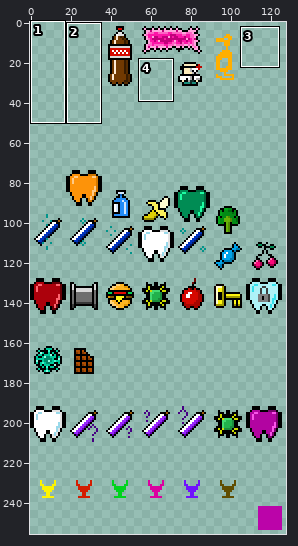
A sprite sheet gets an edit: images/shared-0-sheet3.png. The picture above shows the old version from afar; the outline marks the close-up.
Close-up. Before the edit:
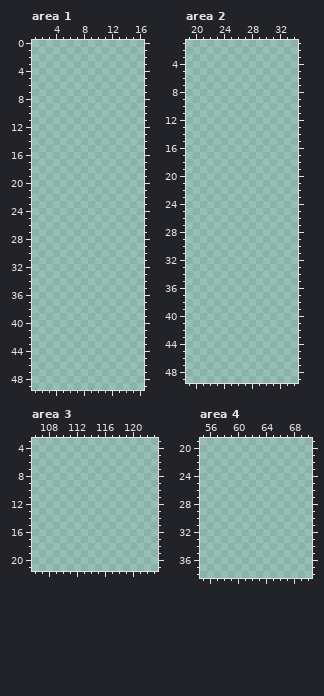
The file is 128x256 pixels. Colours within 5 levels of each other are drawn and written as one. Shown: area 1: x 1..16, y 0..49; area 2: x 19..34, y 1..49; area 3: x 106..123, y 3..21; area 4: x 55..70, y 19..38. The old version is drawn lined up with the new one. The commit also changed other parts of the picture, which this record leaves out.
Palette (. is transparent): 
After:
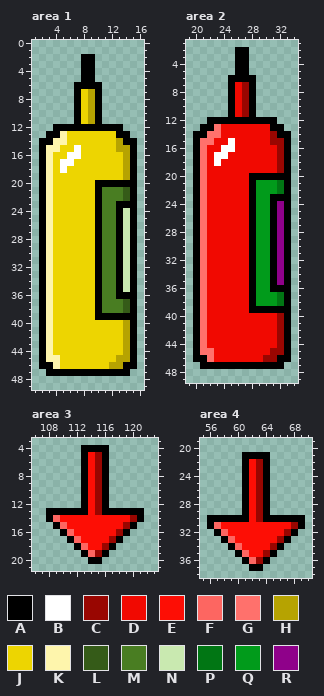
Colours new in this view: A #000000  B #ffffff  C #990601  D #f10901  E #fd0e05  F #fd6661  G #ff716c  H #b6a301  J #edd501  K #fef5ac  L #355b18  M #497d22  N #c9e9b0  P #017614  Q #019b1b  R #8f018a
Change:
drawings rearranged on the sheet (the old picture shows each at its new place; 5 dropped ones are not shown)
Area 1:
y 2..5: x 8..9 .. -> AA
y 6: x 7..10 .... -> AAAA
y 7..11: x 7..10 .... -> AJHA
y 12: x 4..13 .......... -> AAAAAAAAAA
y 13: x 3..14 ............ -> AAKJJJJJJJAA
y 14: x 2..15 .............. -> AAKKJJJJJJJHAA
y 15: x 2..15 .............. -> AKKJJBJJJJJHHA
y 16: x 2..15 .............. -> AKJJBBJJJJJJHA
y 17: x 2..15 .............. -> AKJBBJJJJJJJHA
y 18: x 2..15 .............. -> AKJBJJJJJJJJHA
y 19: x 2..15 .............. -> AKJJJJJJJJJJHA
y 20: x 2..15 .............. -> AKJJJJJJAAAAAA
y 21..22: x 2..15 .............. -> AKJJJJJJAMMMLA
y 23: x 2..15 .............. -> AKJJJJJJAMMAAA
y 24..35: x 2..15 .............. -> AKJJJJJJAMMANA
y 36: x 2..15 .............. -> AKJJJJJJAMMAAA
y 37..38: x 2..15 .............. -> AKJJJJJJAMMMLA
y 39: x 2..15 .............. -> AKJJJJJJAAAAAA
y 40..44: x 2..15 .............. -> AKJJJJJJJJJJHA
y 45: x 2..15 .............. -> AKKJJJJJJJJHHA
y 46: x 2..15 .............. -> AAKJJJJJJJHHAA
y 47: x 3..14 ............ -> AAAAAAAAAAAA
Area 2:
y 2..5: x 26..27 .. -> AA
y 6: x 25..28 .... -> AAAA
y 7..11: x 25..28 .... -> ADCA
y 12: x 22..31 .......... -> AAAAAAAAAA
y 13: x 21..32 ............ -> AAGDDDDDDDAA
y 14: x 20..33 .............. -> AAGGDDDDDDDCAA
y 15: x 20..33 .............. -> AGGDDBDDDDDCCA
y 16: x 20..33 .............. -> AGDDBBDDDDDDCA
y 17: x 20..33 .............. -> AGDBBDDDDDDDCA
y 18: x 20..33 .............. -> AGDBDDDDDDDDCA
y 19: x 20..33 .............. -> AGDDDDDDDDDDCA
y 20: x 20..33 .............. -> AGDDDDDDAAAAAA
y 21..22: x 20..33 .............. -> AGDDDDDDAQQQPA
y 23: x 20..33 .............. -> AGDDDDDDAQQAAA
y 24..35: x 20..33 .............. -> AGDDDDDDAQQARA
y 36: x 20..33 .............. -> AGDDDDDDAQQAAA
y 37..38: x 20..33 .............. -> AGDDDDDDAQQQPA
y 39: x 20..33 .............. -> AGDDDDDDAAAAAA
y 40..44: x 20..33 .............. -> AGDDDDDDDDDDCA
y 45: x 20..33 .............. -> AGGDDDDDDDDCCA
y 46: x 20..33 .............. -> AAGDDDDDDDCCAA
y 47: x 21..32 ............ -> AAAAAAAAAAAA
Area 3:
y 4: x 113..116 .... -> AAAA
y 5..12: x 113..116 .... -> AECA
y 13: x 108..121 .............. -> AAAAAAECAAAAAA
y 14: x 108..121 .............. -> AFEEEEEEEEEECA
y 15: x 109..120 ............ -> AFEEEEEEEECA
y 16: x 110..119 .......... -> AFEEEEEECA
y 17: x 111..118 ........ -> AFEEEECA
y 18: x 112..117 ...... -> AFEECA
y 19: x 113..116 .... -> AFCA
y 20: x 114..115 .. -> AA
Area 4:
y 21: x 61..64 .... -> AAAA
y 22..29: x 61..64 .... -> AECA
y 30: x 56..69 .............. -> AAAAAAECAAAAAA
y 31: x 56..69 .............. -> AFEEEEEEEEEECA
y 32: x 57..68 ............ -> AFEEEEEEEECA
y 33: x 58..67 .......... -> AFEEEEEECA
y 34: x 59..66 ........ -> AFEEEECA
y 35: x 60..65 ...... -> AFEECA
y 36: x 61..64 .... -> AFCA
y 37: x 62..63 .. -> AA
Boxes around the changes in both close-ups, in picture pixels (x1, y1, x2, y2):
added: (39, 54, 137, 376)
added: (193, 47, 291, 369)
added: (46, 445, 144, 564)
added: (207, 452, 305, 571)
